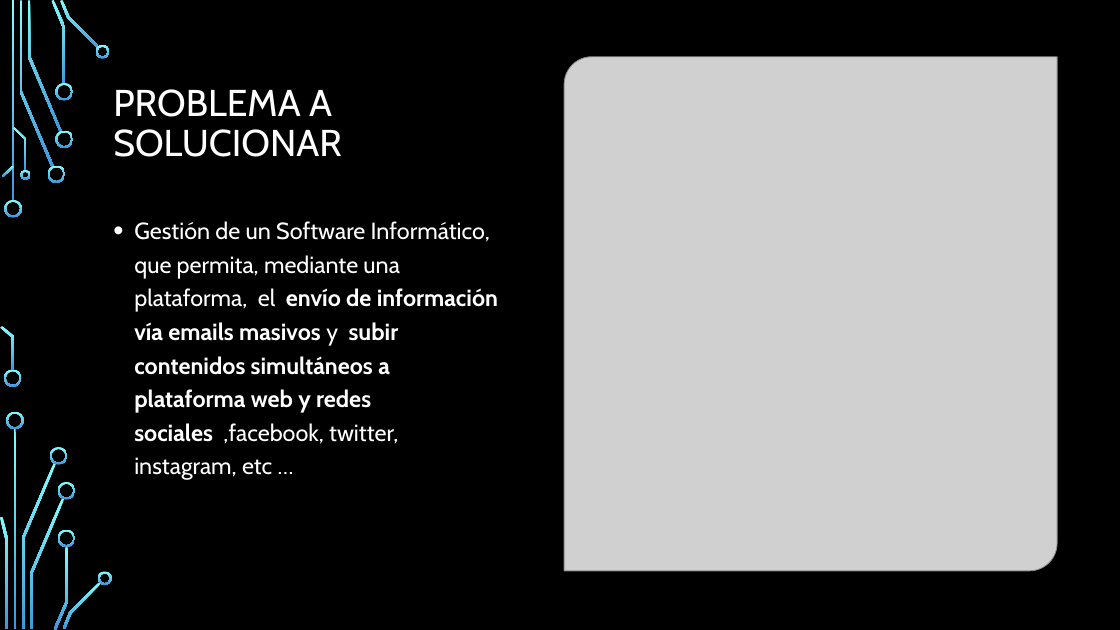
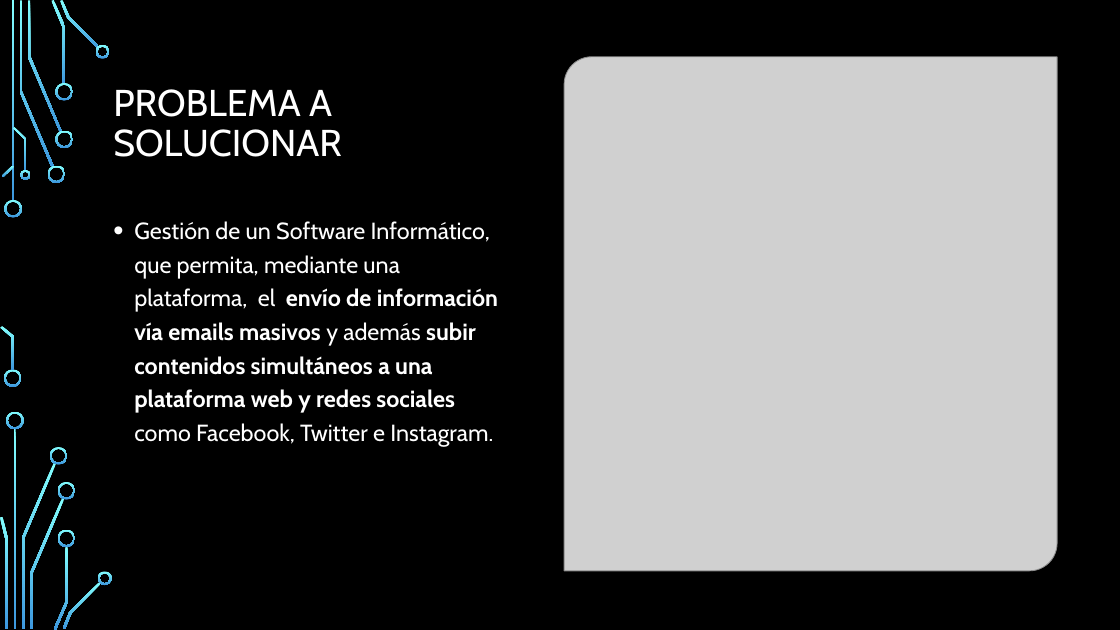
Before and after one commit to Adescafu/INFO264_Proyecto, a slide deck: slide 3 of presentacion.pptx. Drawn at 1120x630 pixels with LibreOffice and Linux fonts; fonts in the diff are those of the drawing; grey boxes stand for pictures; background and template pictures are left out. Boxes give left, top, right and bottom in pixels: in the first picture for what was removed or moved away, otherwise in the second. Text is boxed around its words. In the diff, an @@ line names an element or a change of style, - is before the commit and + after.

```diff
--- a/presentacion.pptx
+++ b/presentacion.pptx
@@ text at (x1=134, y1=221, x2=498, y2=447): text changed @@
-• Gestión de un Software Informático, que permita, mediante una plataforma, el envío de información vía emails masivos y subir contenidos simultáneos a plataforma web y redes sociales ,facebook, twitter, instagram, etc …
+• Gestión de un Software Informático, que permita, mediante una plataforma, el envío de información vía emails masivos y además subir contenidos simultáneos a una plataforma web y redes sociales como Facebook, Twitter e Instagram.
```
Also in this commit, not shown: 7 other slides changed, 3 slides added, 1 slide removed, 2 other files.
